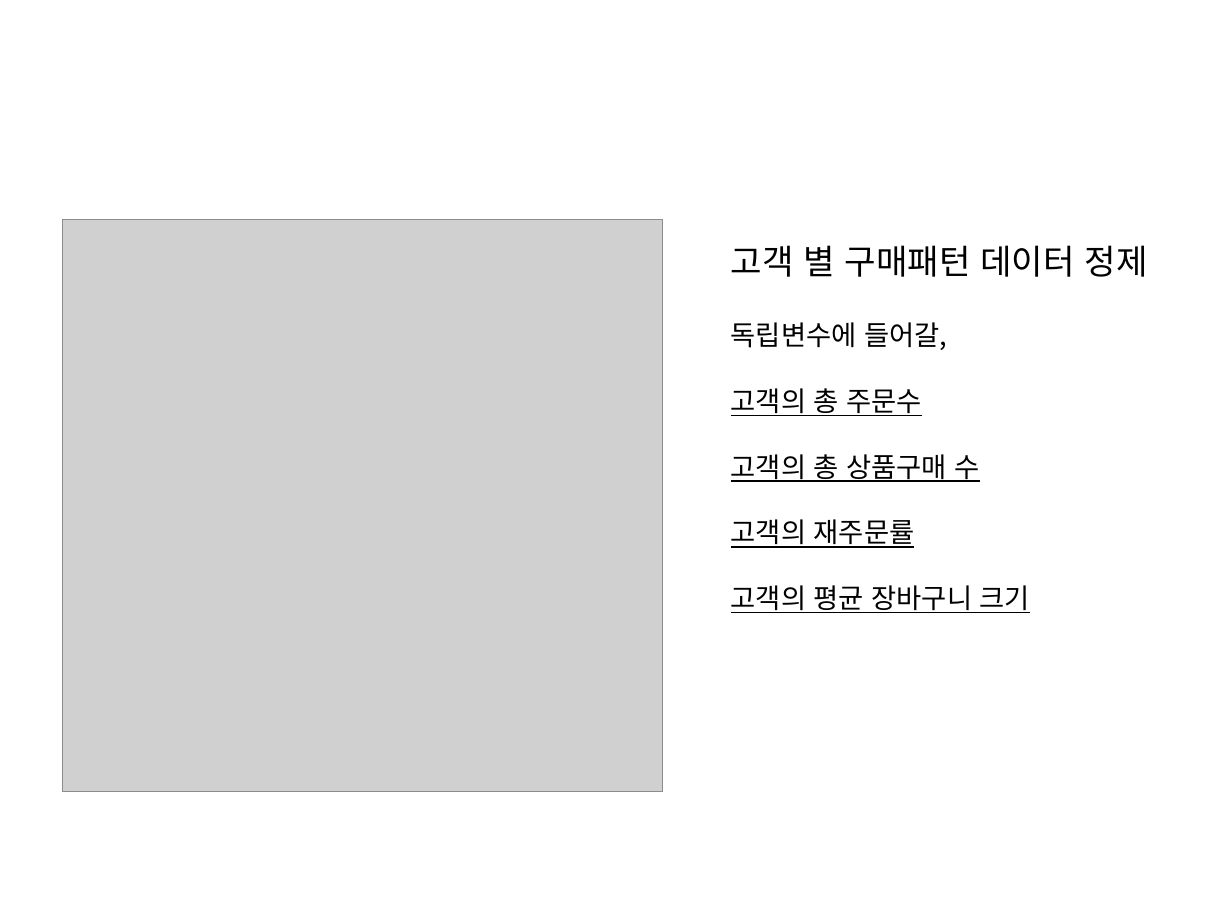
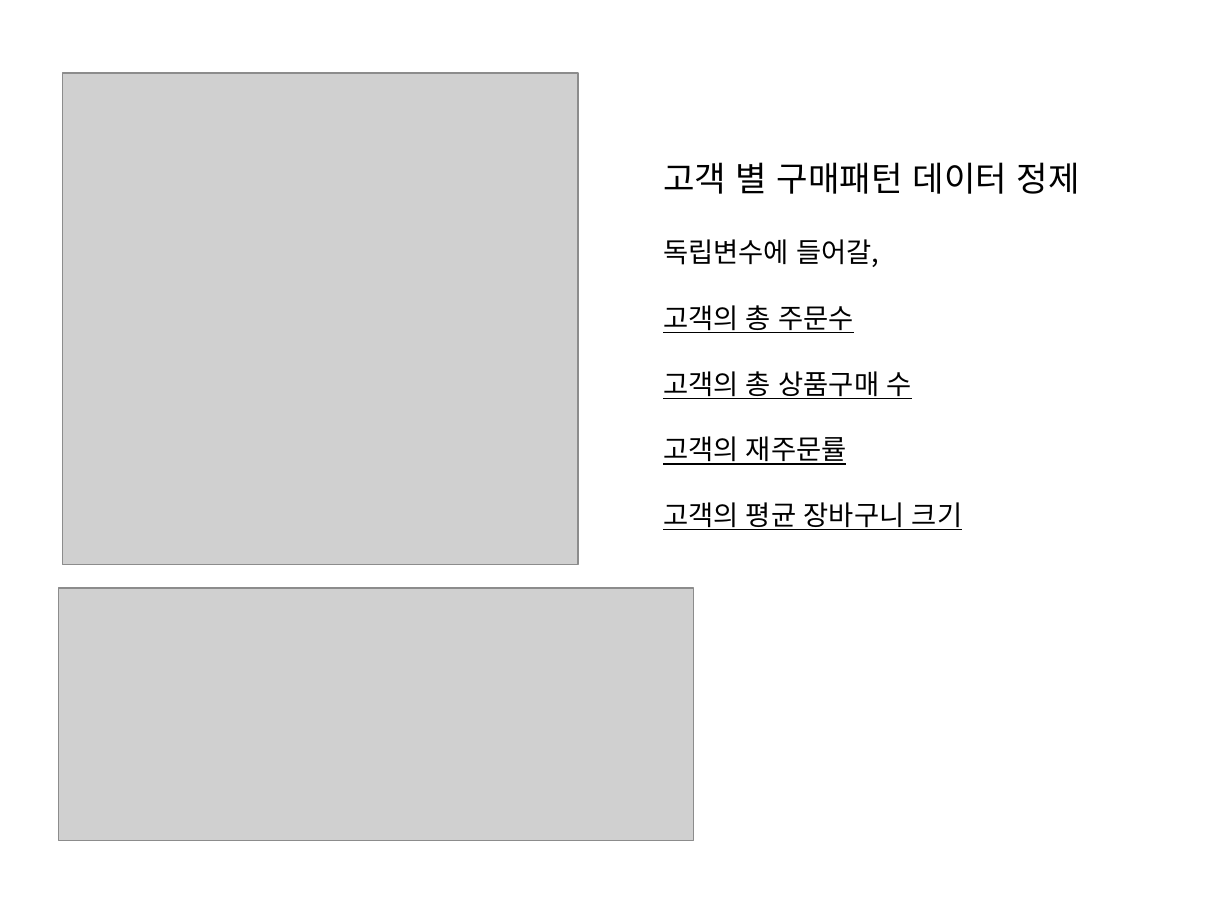
Before and after one commit to WasVelinn/1stPerSonalProjecT, a slide deck: slide 13 of 프레젠테이션1.pptx. Drawn at 1232x924 pixels with LibreOffice and Linux fonts; fonts in the diff are those of the drawing; grey boxes stand for pictures. Boxes give left, top, right and bottom in pixels: in the first picture for what was removed or moved away, otherwise in the second. Text is boxed around its words. In the diff, an @@ line names an element or a change of style, - is before the commit and + after.

```diff
--- a/프레젠테이션1.pptx
+++ b/프레젠테이션1.pptx
@@ picture: place and size @@
-picture at (62, 219, 663, 792)
+picture at (62, 73, 578, 564)
@@ text "고객 별 구매패턴 데이터 정제": place and size @@
-text "고객 별 구매패턴 데이터 정제" at (731, 245, 1147, 613)
+text "고객 별 구매패턴 데이터 정제" at (663, 162, 1080, 530)
@@ picture added at (59, 588, 694, 840) @@
```
Also in this commit, not shown: 8 other slides changed, 4 slides added, 19 other files.
